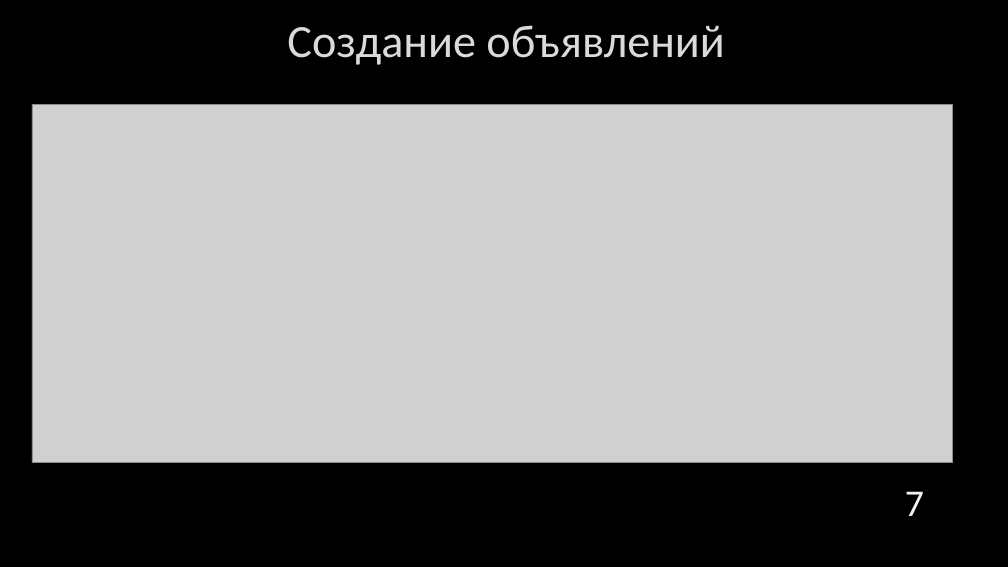
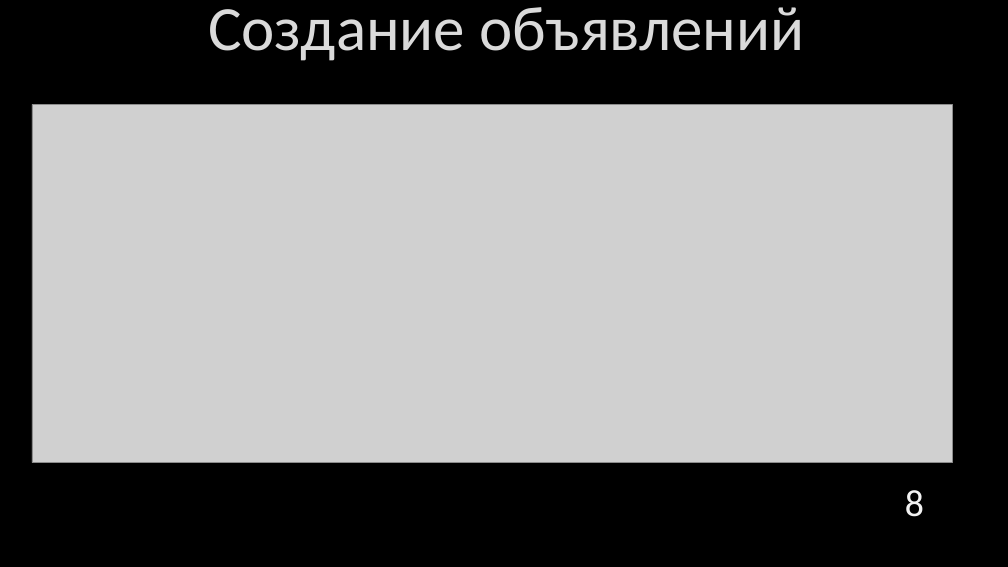
Before and after one commit to drklbri/CardTrader, a slide deck: slide 8 of Documents/prezentation.pptx (slide 7 before the commit). Drawn at 1008x567 pixels with LibreOffice and Linux fonts; fonts in the diff are those of the drawing; grey boxes stand for pictures; background and template pictures are left out. Boxes give left, top, right and bottom in pixels: in the first picture for what was removed or moved away, otherwise in the second. Text is boxed around its words. In the diff, an @@ line names an element or a change of style, - is before the commit and + after.

```diff
--- a/Documents/prezentation.pptx
+++ b/Documents/prezentation.pptx
@@ title "Создание объявлений": place and size @@
-title "Создание объявлений" at box(287, 25, 724, 65)
+title "Создание объявлений" at box(208, 7, 805, 61)
@@ title "Создание объявлений" at box(208, 7, 805, 61): size 44 to 60 pt @@
@@ page number at box(905, 490, 924, 517): text changed @@
-7
+8
```
Also in this commit, not shown: 6 other slides changed, 3 slides added, 1 slide removed, 13 other files.
